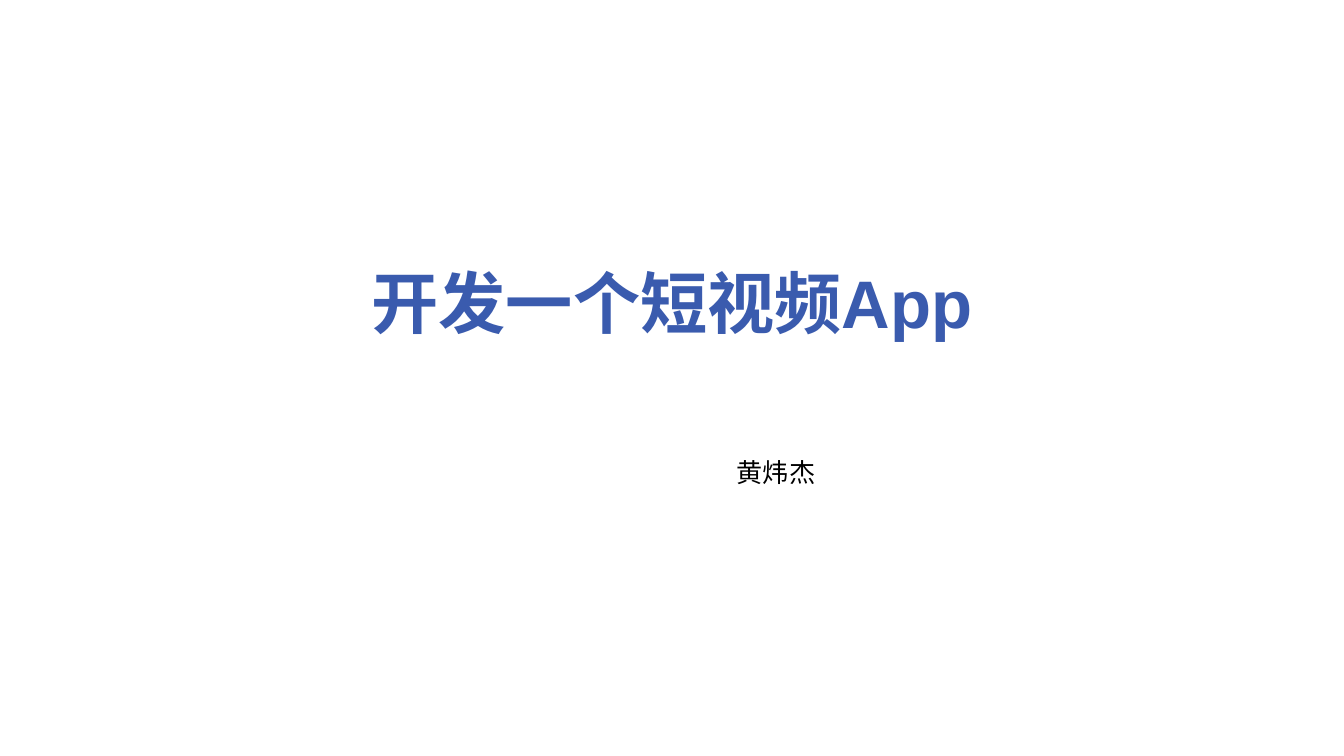
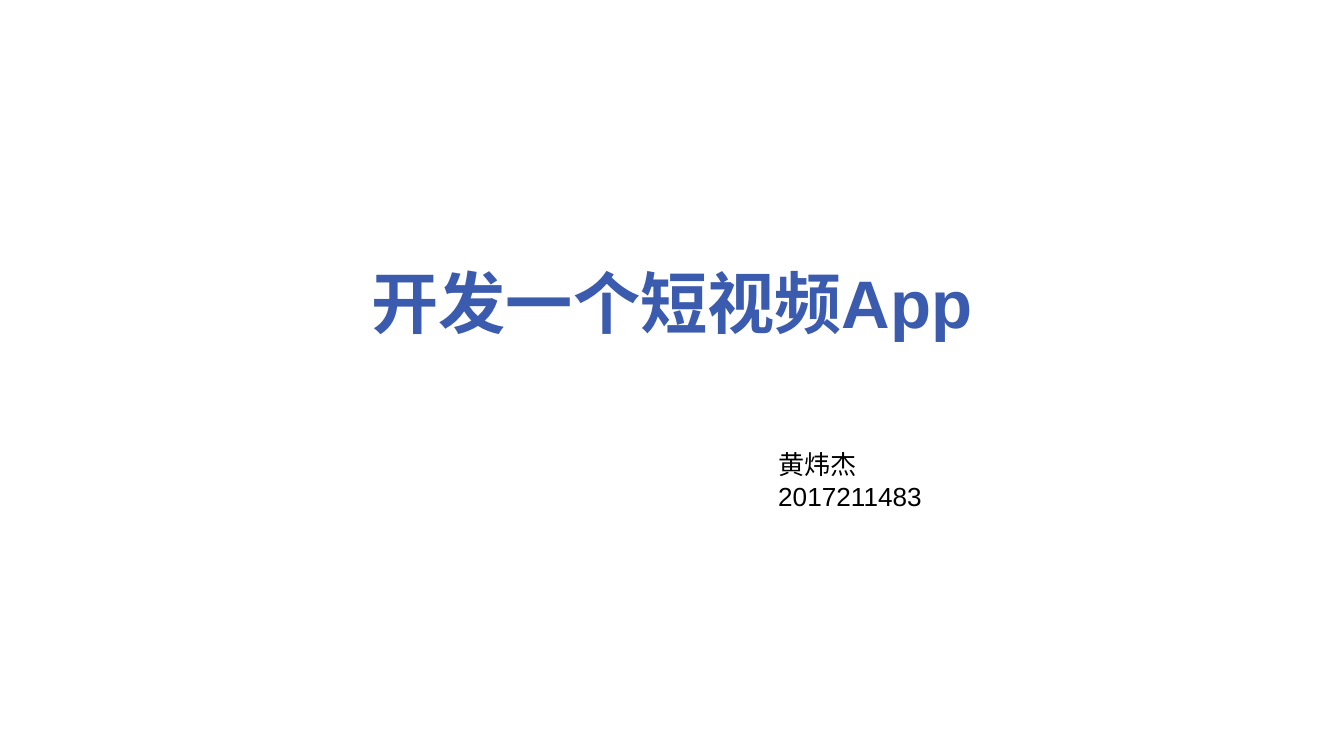
Before and after one commit to h-weijie/FinalWork, a slide deck: slide 2 of Android大作业.pptx. Drawn at 1344x756 pixels with LibreOffice and Linux fonts; fonts in the diff are those of the drawing; background and template pictures are left out. Boxes give left, top, right and bottom in pixels: in the first picture for what was removed or moved away, otherwise in the second. Text is boxed around its words. In the diff, an @@ line names an element or a change of style, - is before the commit and + after.

```diff
--- a/Android大作业.pptx
+++ b/Android大作业.pptx
@@ text at box(778, 452, 922, 507): text changed @@
-黄炜杰
+黄炜杰2017211483
```
Also in this commit, not shown: 3 other slides changed, 2 slides added, 1 slide removed.
